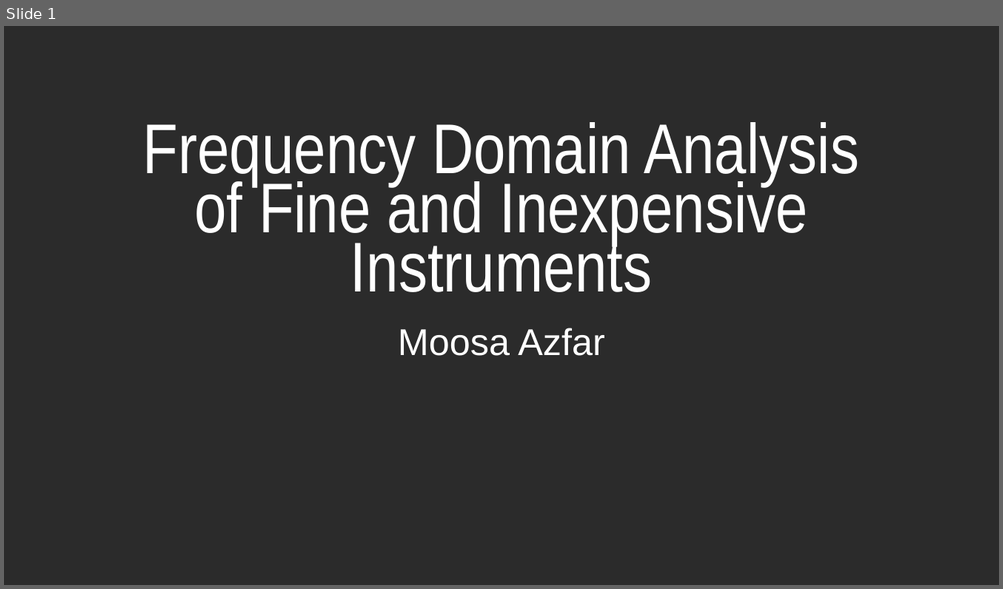
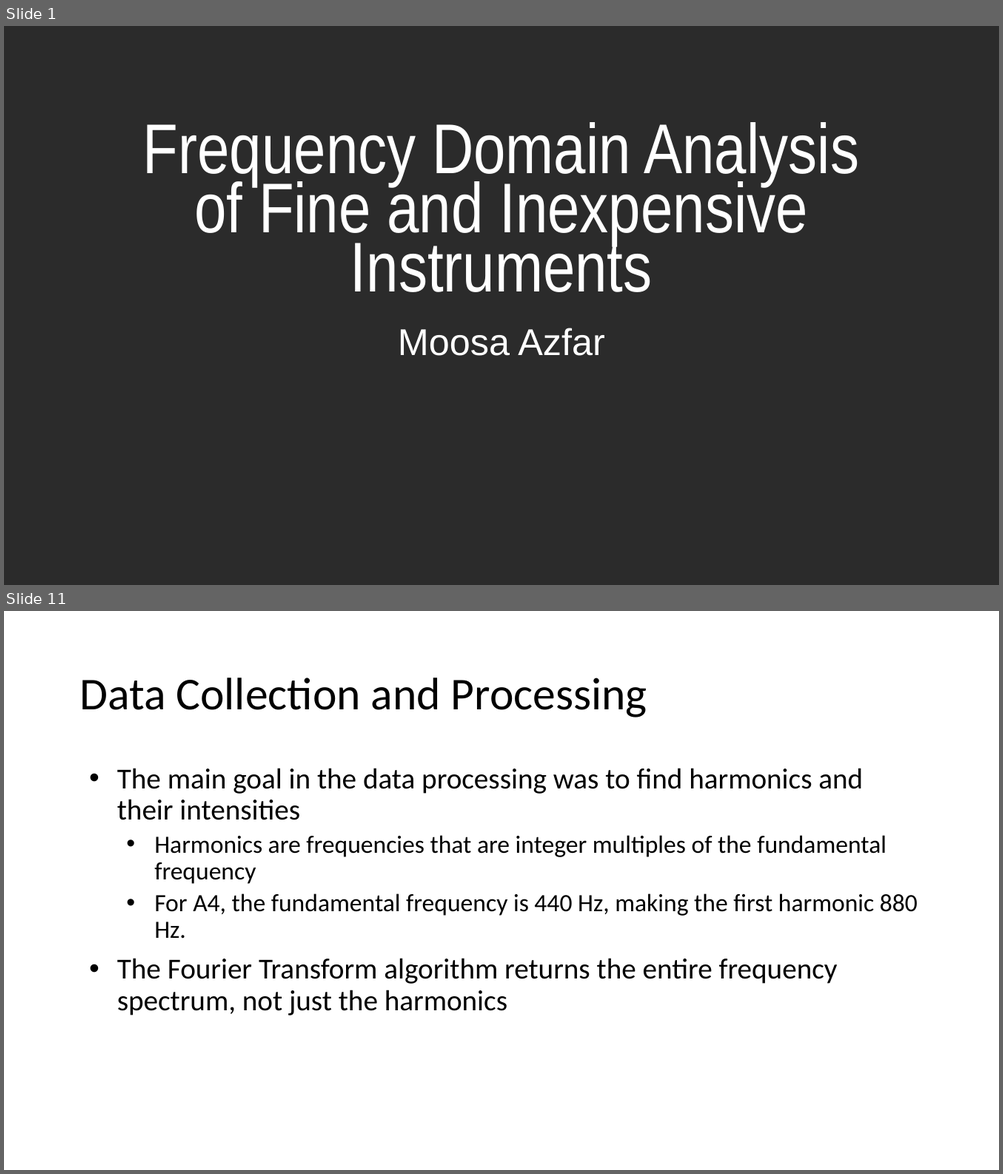
Before and after one commit to mxazfar/Music-Project, a slide deck: URC Presentation.pptx. Shown one above the other, each under a label of ours: slide 1 before the commit, slides 1 and 11 after it; the slides between them are not shown. The pictures are 1003x589 and 1003x1174 pixels, drawn with LibreOffice and Linux fonts; fonts in the diff are those of the drawing; background and template pictures are left out; a plain dark background stands for a picture behind light text. Boxes give left, top, right and bottom in pixels: in the first picture for what was removed or moved away, otherwise in the second. Text is boxed around its words. In the diff, an @@ line names an element or a change of style, - is before the commit and + after.

Commit message:
First Draft

```diff
--- a/URC Presentation.pptx
+++ b/URC Presentation.pptx
@@ slide 11 added at bbox=[4, 611, 999, 1170], background #FFFFFF @@
@@ title added at bbox=[79, 678, 647, 718], 44 pt, text #000000 @@
+Data Collection and Processing
@@ text added at bbox=[117, 768, 917, 1016], 28 pt, text #000000 @@
+• The main goal in the data processing was to find harmonics and their intensities
+  • Harmonics are frequencies that are integer multiples of the fundamental frequency
+  • For A4, the fundamental frequency is 440 Hz, making the first harmonic 880 Hz.
+• The Fourier Transform algorithm returns the entire frequency spectrum, not just the harmonics
```
Also in this commit, not shown: 16 other slides added, 1 slide removed.
